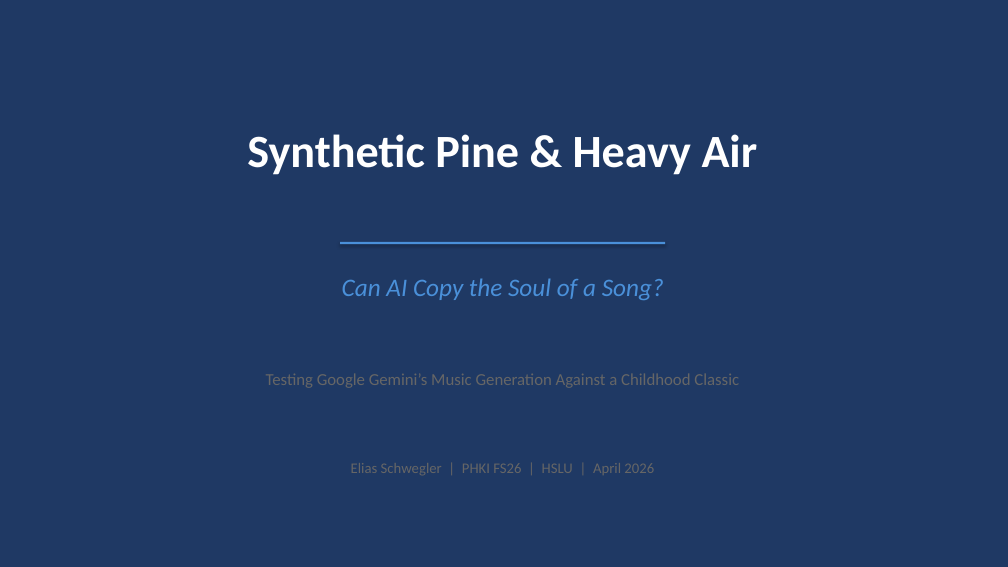
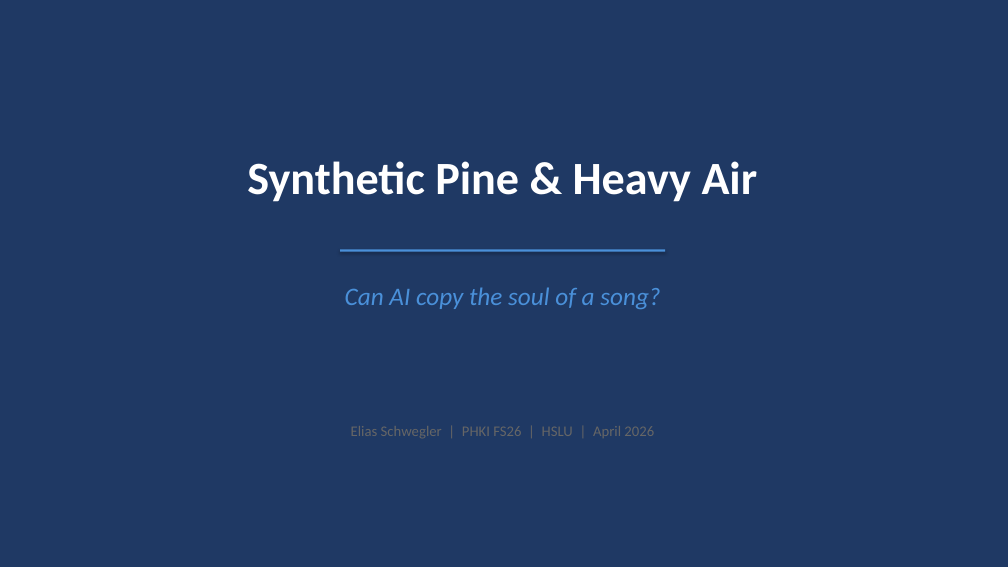
Before and after one commit to Elias-Schwegler/PHKI, a slide deck: slide 1 of Assignment_1_AI_Music_Generation/PHKI_Assignment1_Presentation.pptx. Drawn at 1008x567 pixels with LibreOffice and Linux fonts; fonts in the diff are those of the drawing. Boxes give left, top, right and bottom in pixels: in the first picture for what was removed or moved away, otherwise in the second. Text is boxed around its words. In the diff, an @@ line names an element or a change of style, - is before the commit and + after.

```diff
--- a/Assignment_1_AI_Music_Generation/PHKI_Assignment1_Presentation.pptx
+++ b/Assignment_1_AI_Music_Generation/PHKI_Assignment1_Presentation.pptx
@@ text "Synthetic Pine & Heavy Air": place and size @@
-text "Synthetic Pine & Heavy Air" at [247,134,758,175]
+text "Synthetic Pine & Heavy Air" at [247,161,758,202]
@@ text "Synthetic Pine & Heavy Air" at [247,161,758,202]: line spacing 57.2pt to 61pt; less space between paragraphs @@
@@ rectangle: place and size @@
-rectangle at [340,242,665,244]
+rectangle at [340,250,665,252]
@@ text at [345,287,660,309]: text changed @@
-Can AI Copy the Soul of a Song?
+Can AI copy the soul of a song?
@@ text removed at [266,373,739,388] @@
-Testing Google Gemini’s Music Generation Against a Childhood Classic
@@ text "Elias Schwegler | PHKI FS26 ...": place and size @@
-text "Elias Schwegler | PHKI FS26 ..." at [351,463,654,475]
+text "Elias Schwegler | PHKI FS26 ..." at [351,426,654,438]
@@ text "Elias Schwegler | PHKI FS26 ..." at [351,426,654,438]: line spacing 18.2pt to 19pt; less space between paragraphs @@
```
Also in this commit, not shown: 3 other slides changed, 3 slides added, 5 slides removed, 1 other file.
